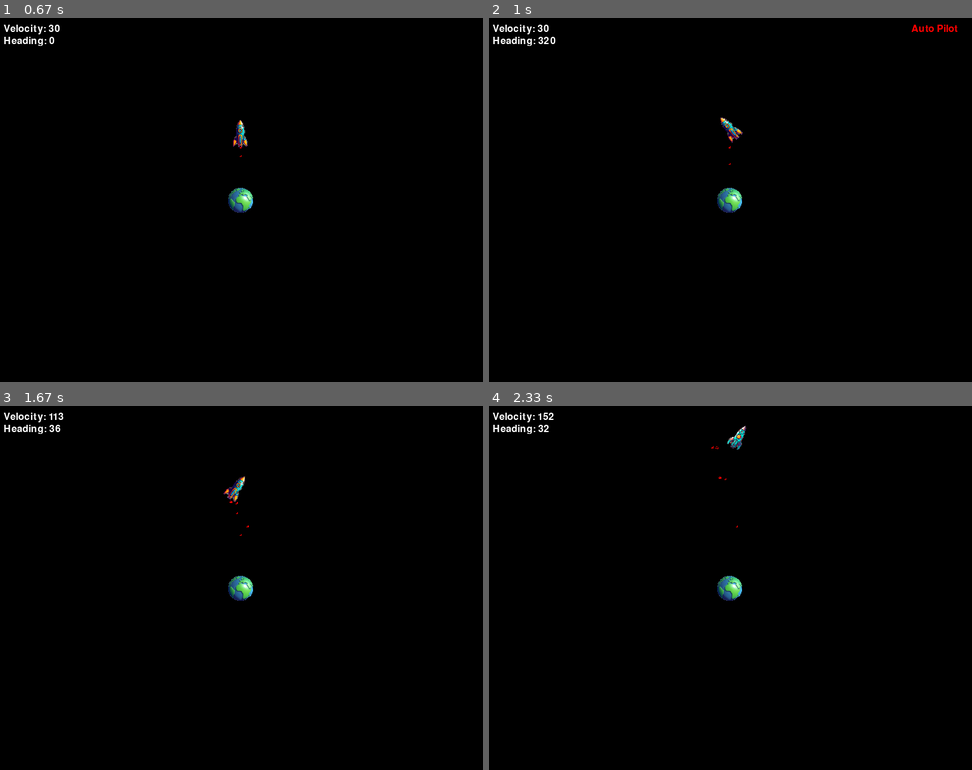
Above: before the commit, frames 1-4 (two rows, left to right).
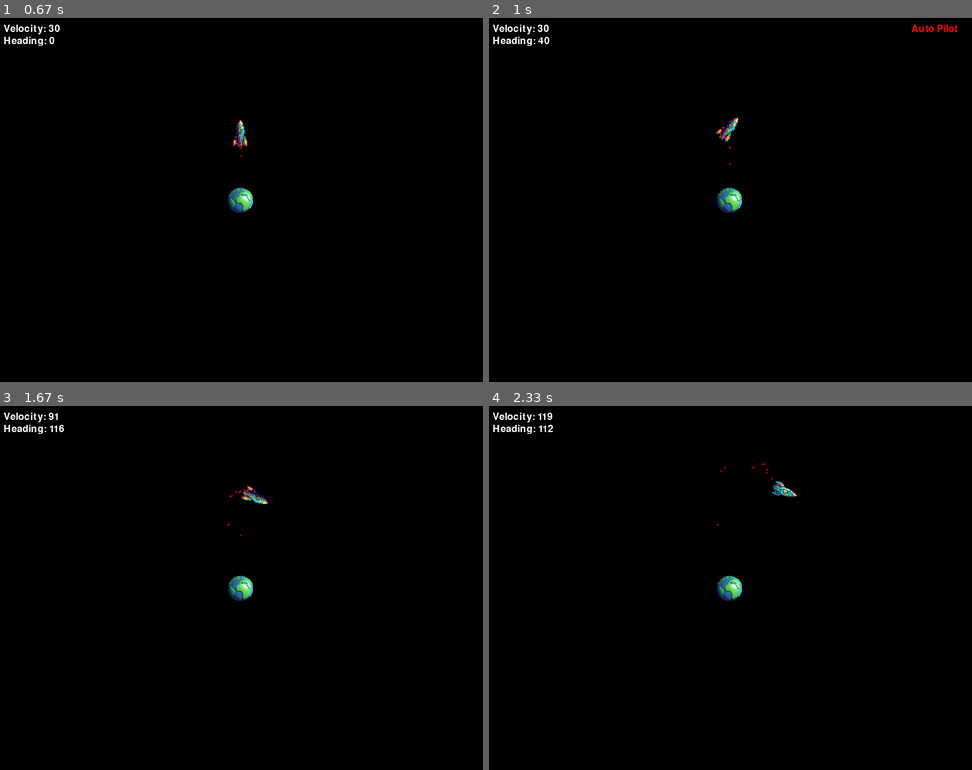
Above: after the commit, the same moments.

Repository: kws/pygame_rocket
Game: pygame game, started from pygame_rocket/__main__.py
Same seed, same stepped clock (60 frames per second), same inputs: the game is played once before the commit and once after it.
Inputs:
- Up to frame 1 (0.67 s): tap Space at 0.33 s
- Up to frame 2 (1 s): tap H at 0.67 s
- Up to frame 3 (1.67 s): hold Right 1-1.47 s; tap Space at 1.07, 1.37, 1.57 s; hold Right from 1.5 s (still down)
- Up to frame 4 (2.33 s): tap Space at 1.87, 2.07 s; release Right at 1.97 s; hold Left from 2 s (still down); tap S at 2.15 s

Frame 1 is identical in both runs. In frame 2, 0.3% of the frame differs, in the area x 10-53%, y 5-35%; in frame 3, 0.4%, in the area x 10-56%, y 1-34%; in frame 4, 0.3%.

Commit message:
Fixed bug in auto-pilot angle calculations

Diff:
--- a/pygame_rocket/rocket.py
+++ b/pygame_rocket/rocket.py
@@ -69,17 +69,16 @@
         v = self.velocity.length()
 
         if self.auto_pilot and v > 1e-6:
-            aoa = self.velocity.angle_to(self.heading)
+            aoa = self.velocity.angle_to(self.heading) % 360
 
             # Only rotate if we have a chance of straightening out
             if v < 0.5 or abs(aoa) <= 180:
-                if aoa < -1:
+                if aoa < 180:
+                    self.rotate(-2)
+                else:
                     self.rotate(2)
-                elif aoa > 1:
-                    self.rotate(-2)
 
-            angle_fuzziness = max(90 * min(0.5, v), 5)
-            if abs(aoa) < angle_fuzziness:
+            if aoa < 45 or aoa > 315:
                 thrust_vector = self.velocity.normalize() * 0.01
 
                 # heading is a unit vector, so the projection is the dot product
